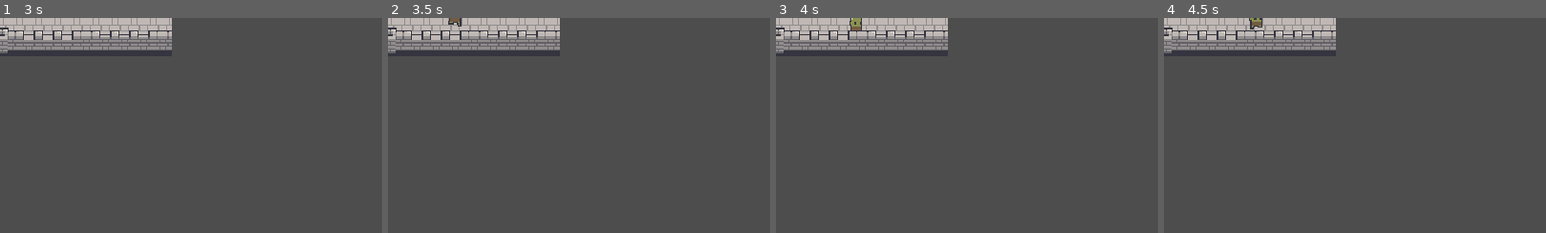
Above: before the commit, frames 1-4 (left to right).
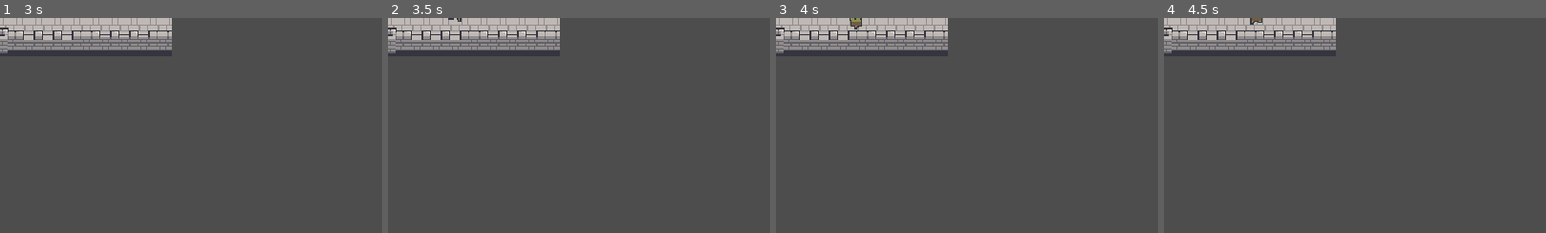
Above: after the commit, the same moments.

Repository: qmarsala/DeliciousDungeon
Game: Godot game, scene res://scenes/levels/dungeon_rooms/basic_hall_room.tscn
The game is run twice, just before and just after one commit, with the same random seed, the same clock (stepped at 60 frames per second) and the same inputs. This scene is started directly instead of the project's main scene.
Inputs (mouse positions are % of the whole screen's width and height, from its top left):
- Up to frame 1 (3 s): tap Enter at 0.5, 2 s; move the mouse to (72, 45) at 0.52 s; tap Q (basic_attack) at 0.6 s; tap Space at 1.25, 2.75 s; move the mouse to (30, 55) at 1.27 s; right-click (30, 55) at 1.35 s; move the mouse to (60, 28) at 2.02 s; tap W (heavy_attack) at 2.1 s; move the mouse to (45, 70) at 2.77 s; tap E (interact) at 2.85 s
- Up to frame 2 (3.5 s): no input
- Up to frame 3 (4 s): move the mouse to (80, 65) at 3.52 s; press the mouse at (80, 65) at 3.53 s
- Up to frame 4 (4.5 s): move the mouse to (20, 35) at 4.27 s; release the mouse at (20, 35) at 4.28 s; tap Q (basic_attack) at 4.35 s
The pictures show only the part of the screen within x 0-50%, y 0-50%; the shares and areas given below are measured in that part.

Frame 1 is identical in both runs. In frame 2, 0.1% of the frame differs, in the area x 15-20%, y 0-4%; in frame 3, 0.1%; in frame 4, 0.1%, in the area x 22-26%, y 0-6%.

Commit message:
animation tweaks

Diff:
--- a/src/assets/scripts/enemies/enemy_states/enemy_fighting_state.gd
+++ b/src/assets/scripts/enemies/enemy_states/enemy_fighting_state.gd
@@ -47,13 +47,16 @@
 		target.receive_damage(attack_damage)
 
 func handle_attack_animations():
-	if not (attack_animation_player or weapon_sprite):
+	if (not (attack_animation_player or weapon_sprite)) or attack_animation_player.is_playing():
 		return
 
+	var player_width_distance = abs(enemy.global_position.x - player.global_position.x)
+	var player_height_distance = enemy.global_position.y - player.global_position.y
 	var animation = "swing_east"
-	if player.global_position.x - enemy.global_position.x < 0:
+	if enemy.global_position.x > player.global_position.x:
 		animation = "swing_west"
-	if player.global_position.y - enemy.global_position.y > .5 and abs(player.global_position.x - enemy.global_position.x) < 15:
+	if player_height_distance <= -10 and player_width_distance <= 30:
 		animation = "swing_south"
-	if not attack_animation_player.is_playing():
-		attack_animation_player.play(animation)
+	if player_height_distance >= 10 and player_width_distance <= 30:
+		animation = "swing_north"
+	attack_animation_player.play(animation)
--- a/src/scenes/enemies/goblin.tscn
+++ b/src/scenes/enemies/goblin.tscn
@@ -148,8 +148,8 @@
 }]
 
 [sub_resource type="CapsuleShape2D" id="CapsuleShape2D_qa6ns"]
-radius = 5.0
-height = 14.0
+radius = 3.0
+height = 8.0
 
 [sub_resource type="CapsuleShape2D" id="CapsuleShape2D_mhtg0"]
 radius = 5.0
@@ -166,22 +166,21 @@
 
 [node name="Animations" type="AnimatedSprite2D" parent="."]
 sprite_frames = SubResource("SpriteFrames_s8l4v")
-animation = &"run"
+animation = &"idle"
 autoplay = "idle"
 
 [node name="CollisionShape2D" type="CollisionShape2D" parent="."]
-position = Vector2(0, 3)
+position = Vector2(0, 4)
 shape = SubResource("CapsuleShape2D_qa6ns")
 debug_color = Color(0.917647, 0.0392157, 0.0352941, 0.419608)
 
 [node name="Hitbox" parent="." node_paths=PackedStringArray("character") instance=ExtResource("5_h3vuw")]
-position = Vector2(0, 6)
+position = Vector2(0, 4)
 collision_layer = 64
 collision_mask = 32
 character = NodePath("..")
 
 [node name="CollisionShape2D" type="CollisionShape2D" parent="Hitbox"]
-position = Vector2(0, -3)
 shape = SubResource("CapsuleShape2D_mhtg0")
 debug_color = Color(0.917647, 0.0392157, 0.0352941, 0.419608)
 
--- a/src/scenes/enemies/troll.tscn
+++ b/src/scenes/enemies/troll.tscn
@@ -152,8 +152,12 @@
 }]
 
 [sub_resource type="CapsuleShape2D" id="CapsuleShape2D_dggjw"]
+radius = 3.0
+height = 8.0
+
+[sub_resource type="CapsuleShape2D" id="CapsuleShape2D_eq1ge"]
 radius = 5.0
-height = 14.0
+height = 15.0
 
 [sub_resource type="Animation" id="Animation_i3pbn"]
 length = 0.001
@@ -180,6 +184,30 @@
 "transitions": PackedFloat32Array(1),
 "update": 0,
 "values": [1.5708]
+}
+tracks/2/type = "value"
+tracks/2/imported = false
+tracks/2/enabled = true
+tracks/2/path = NodePath("Club:skew")
+tracks/2/interp = 1
+tracks/2/loop_wrap = true
+tracks/2/keys = {
+"times": PackedFloat32Array(0),
+"transitions": PackedFloat32Array(1),
+"update": 0,
+"values": [0.0]
+}
+tracks/3/type = "value"
+tracks/3/imported = false
+tracks/3/enabled = true
+tracks/3/path = NodePath("Club:scale")
+tracks/3/interp = 1
+tracks/3/loop_wrap = true
+tracks/3/keys = {
+"times": PackedFloat32Array(0),
+"transitions": PackedFloat32Array(1),
+"update": 0,
+"values": [Vector2(0.65, 0.65)]
 }
 
 [sub_resource type="Animation" id="Animation_bf2iw"]
@@ -209,6 +237,18 @@
 "update": 0,
 "values": [1.5708, 1.14038, -0.321141, 0.616577, 1.39801]
 }
+tracks/2/type = "value"
+tracks/2/imported = false
+tracks/2/enabled = true
+tracks/2/path = NodePath("Club:skew")
+tracks/2/interp = 1
+tracks/2/loop_wrap = true
+tracks/2/keys = {
+"times": PackedFloat32Array(0),
+"transitions": PackedFloat32Array(1),
+"update": 0,
+"values": [0.0]
+}
 
 [sub_resource type="Animation" id="Animation_147ht"]
 resource_name = "swing_south"
@@ -220,10 +260,10 @@
 tracks/0/interp = 1
 tracks/0/loop_wrap = true
 tracks/0/keys = {
-"times": PackedFloat32Array(0, 0.1, 0.2, 0.333333, 0.433333),
-"transitions": PackedFloat32Array(1, 1, 1, 1, 1),
-"update": 0,
-"values": [Vector2(7, -3), Vector2(7.5, -2), Vector2(5.5, 0.5), Vector2(4.76837e-07, 3.5), Vector2(-6.5, -1)]
+"times": PackedFloat32Array(0, 0.133333, 0.266667, 0.5),
+"transitions": PackedFloat32Array(1, 1, 1, 1),
+"update": 0,
+"values": [Vector2(6.5, -4), Vector2(7.5, -2.5), Vector2(-2.98023e-08, 2), Vector2(-6, -1)]
 }
 tracks/1/type = "value"
 tracks/1/imported = false
@@ -232,10 +272,34 @@
 tracks/1/interp = 1
 tracks/1/loop_wrap = true
 tracks/1/keys = {
-"times": PackedFloat32Array(0, 0.1, 0.233333, 0.333333, 0.4),
-"transitions": PackedFloat32Array(1, 1, 1, 1, 1),
-"update": 0,
-"values": [1.5708, 1.81689, 2.22006, 3.14159, 4.31794]
+"times": PackedFloat32Array(0, 0.133333, 0.266667, 0.5),
+"transitions": PackedFloat32Array(1, 1, 1, 1),
+"update": 0,
+"values": [1.5708, 1.74498, 2.99324, 4.17832]
+}
+tracks/2/type = "value"
+tracks/2/imported = false
+tracks/2/enabled = true
+tracks/2/path = NodePath("Club:scale")
+tracks/2/interp = 1
+tracks/2/loop_wrap = true
+tracks/2/keys = {
+"times": PackedFloat32Array(0, 0.266667, 0.5),
+"transitions": PackedFloat32Array(1, 1, 1),
+"update": 0,
+"values": [Vector2(0.65, 0.65), Vector2(0.74, 0.74), Vector2(0.65, 0.65)]
+}
+tracks/3/type = "value"
+tracks/3/imported = false
+tracks/3/enabled = true
+tracks/3/path = NodePath("Club:skew")
+tracks/3/interp = 1
+tracks/3/loop_wrap = true
+tracks/3/keys = {
+"times": PackedFloat32Array(0, 0.266667, 0.5),
+"transitions": PackedFloat32Array(1, 1, 1),
+"update": 0,
+"values": [0.0, 0.493928, 0.0]
 }
 
 [sub_resource type="Animation" id="Animation_e1rsi"]
@@ -265,11 +329,76 @@
 "update": 0,
 "values": [-1.5708, -1.1397, 0.321141, -0.616101, -1.39801]
 }
+tracks/2/type = "value"
+tracks/2/imported = false
+tracks/2/enabled = true
+tracks/2/path = NodePath("Club:skew")
+tracks/2/interp = 1
+tracks/2/loop_wrap = true
+tracks/2/keys = {
+"times": PackedFloat32Array(0),
+"transitions": PackedFloat32Array(1),
+"update": 0,
+"values": [0.0]
+}
+
+[sub_resource type="Animation" id="Animation_5vhay"]
+resource_name = "swing_north"
+length = 0.5
+tracks/0/type = "value"
+tracks/0/imported = false
+tracks/0/enabled = true
+tracks/0/path = NodePath("Club:position")
+tracks/0/interp = 1
+tracks/0/loop_wrap = true
+tracks/0/keys = {
+"times": PackedFloat32Array(0, 0.2, 0.466667),
+"transitions": PackedFloat32Array(1, 1, 1),
+"update": 0,
+"values": [Vector2(-4, 0.275), Vector2(-5, -14), Vector2(5, -12.5)]
+}
+tracks/1/type = "value"
+tracks/1/imported = false
+tracks/1/enabled = true
+tracks/1/path = NodePath("Club:rotation")
+tracks/1/interp = 1
+tracks/1/loop_wrap = true
+tracks/1/keys = {
+"times": PackedFloat32Array(0, 0.266667, 0.466667),
+"transitions": PackedFloat32Array(1, 1, 1),
+"update": 0,
+"values": [-1.5708, 0.0479368, 1.46433]
+}
+tracks/2/type = "value"
+tracks/2/imported = false
+tracks/2/enabled = true
+tracks/2/path = NodePath("Club:skew")
+tracks/2/interp = 1
+tracks/2/loop_wrap = true
+tracks/2/keys = {
+"times": PackedFloat32Array(0, 0.266667, 0.466667),
+"transitions": PackedFloat32Array(1, 1, 1),
+"update": 0,
+"values": [-0.872665, -0.740485, -0.624828]
+}
+tracks/3/type = "value"
+tracks/3/imported = false
+tracks/3/enabled = true
+tracks/3/path = NodePath("Club:scale")
+tracks/3/interp = 1
+tracks/3/loop_wrap = true
+tracks/3/keys = {
+"times": PackedFloat32Array(0.133333, 0.233333, 0.366667, 0.466667),
+"transitions": PackedFloat32Array(1, 1, 1, 1),
+"update": 0,
+"values": [Vector2(0.69, 0.69), Vector2(0.8, 0.8), Vector2(0.8, 0.8), Vector2(0.65, 0.65)]
+}
 
 [sub_resource type="AnimationLibrary" id="AnimationLibrary_u3ldw"]
 _data = {
 "RESET": SubResource("Animation_i3pbn"),
 "swing_east": SubResource("Animation_bf2iw"),
+"swing_north": SubResource("Animation_5vhay"),
 "swing_south": SubResource("Animation_147ht"),
 "swing_west": SubResource("Animation_e1rsi")
 }
@@ -288,7 +417,7 @@
 [node name="Animations" type="AnimatedSprite2D" parent="."]
 position = Vector2(0, -12)
 sprite_frames = SubResource("SpriteFrames_higk4")
-animation = &"run"
+animation = &"idle"
 autoplay = "idle"
 
 [node name="CollisionShape2D" type="CollisionShape2D" parent="."]
@@ -303,7 +432,7 @@
 character = NodePath("..")
 
 [node name="CollisionShape2D" type="CollisionShape2D" parent="Hitbox"]
-shape = SubResource("CapsuleShape2D_dggjw")
+shape = SubResource("CapsuleShape2D_eq1ge")
 debug_color = Color(0.917647, 0.0392157, 0.0352941, 0.419608)
 
 [node name="Club" type="Sprite2D" parent="."]
Not shown: 1 places in src/scenes/enemies/troll.tscn that only renumber resources
